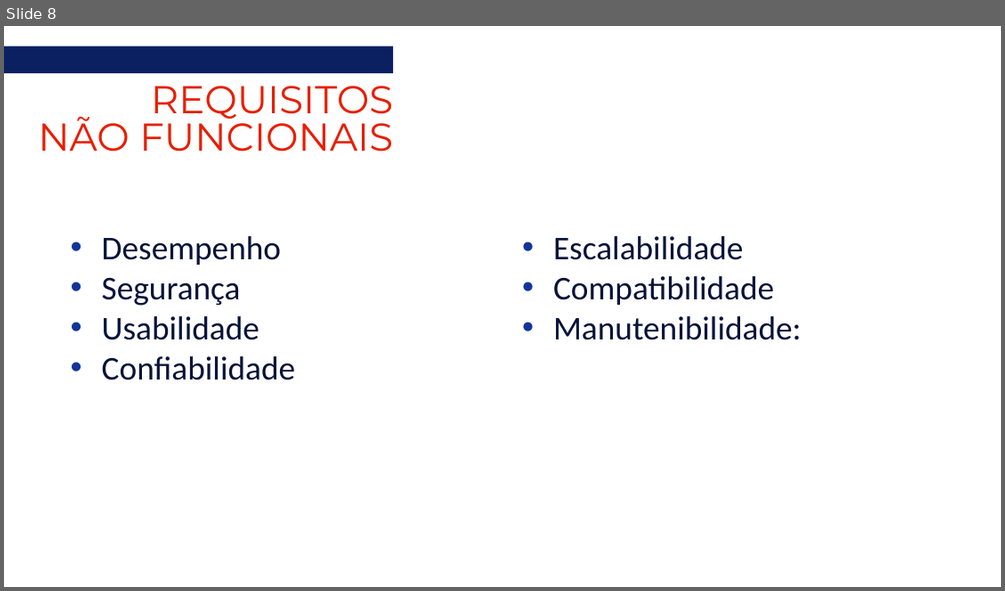
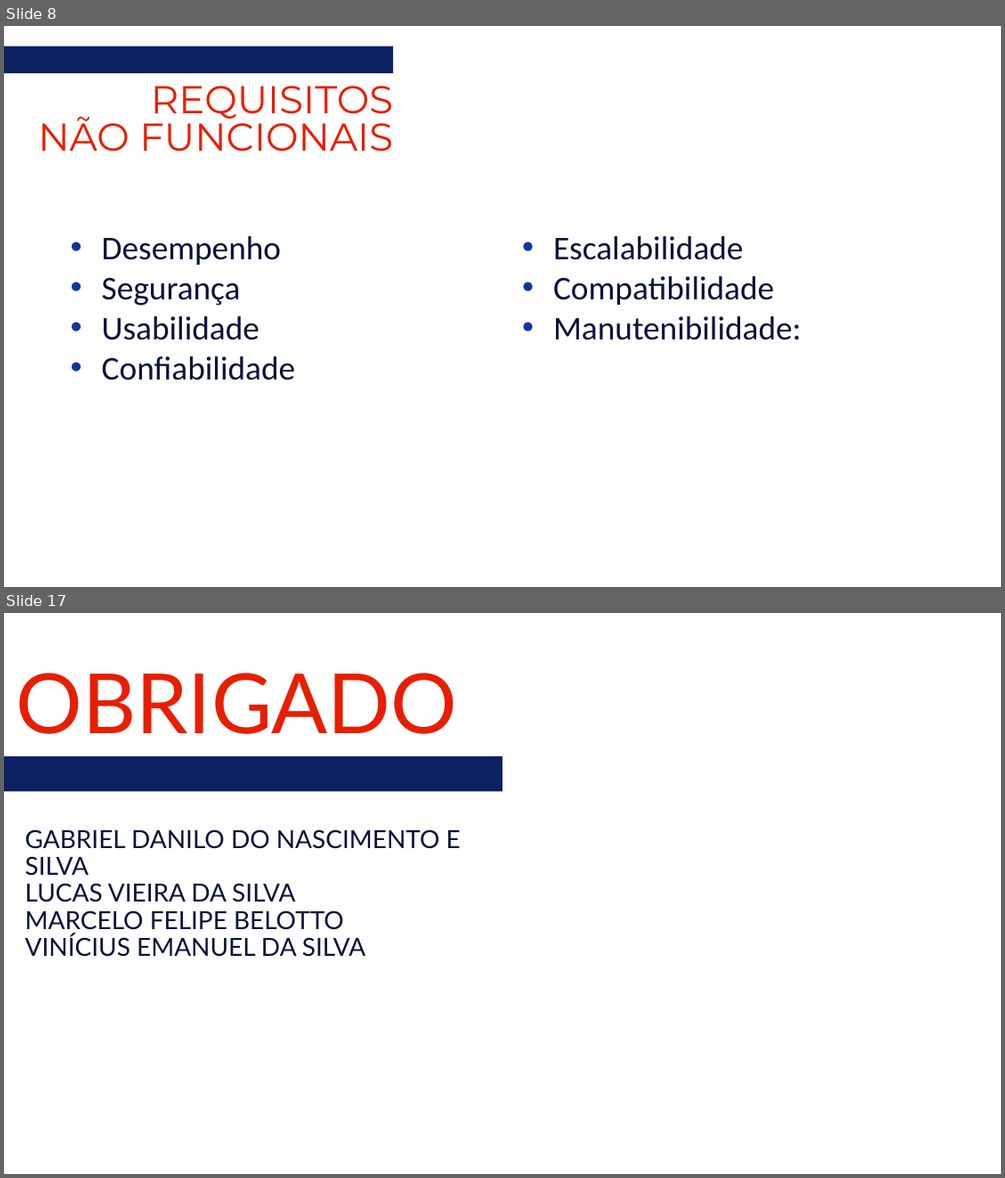
Before and after one commit to marcelo-belotto/projeto-ESI, a slide deck: docs/ReuniON.pptx. Shown one above the other, each under a label of ours: slide 8 before the commit, slides 8 and 17 after it; the slides between them are not shown. The pictures are 1005x591 and 1005x1178 pixels, drawn with LibreOffice and Linux fonts; fonts in the diff are those of the drawing. Boxes give left, top, right and bottom in pixels: in the first picture for what was removed or moved away, otherwise in the second. Text is boxed around its words. In the diff, an @@ line names an element or a change of style, - is before the commit and + after.

```diff
--- a/docs/ReuniON.pptx
+++ b/docs/ReuniON.pptx
@@ slide 17 added at <box>4,613,1001,1174</box>, background #FFFFFF @@
@@ title added at <box>16,673,457,734</box>, 60 pt, text #E81E01 @@
+OBRIGADO
@@ rectangle added at <box>4,756,502,791</box>, fill #0B2060 @@
@@ subtitle added at <box>25,829,461,957</box>, 18 pt, text #071339 @@
+GABRIEL DANILO DO NASCIMENTO E SILVA
+LUCAS VIEIRA DA SILVA
+MARCELO FELIPE BELOTTO
+VINÍCIUS EMANUEL DA SILVA
```
Also in this commit, not shown: 1 slide changed, 7 other slides added, 2 slides removed.
